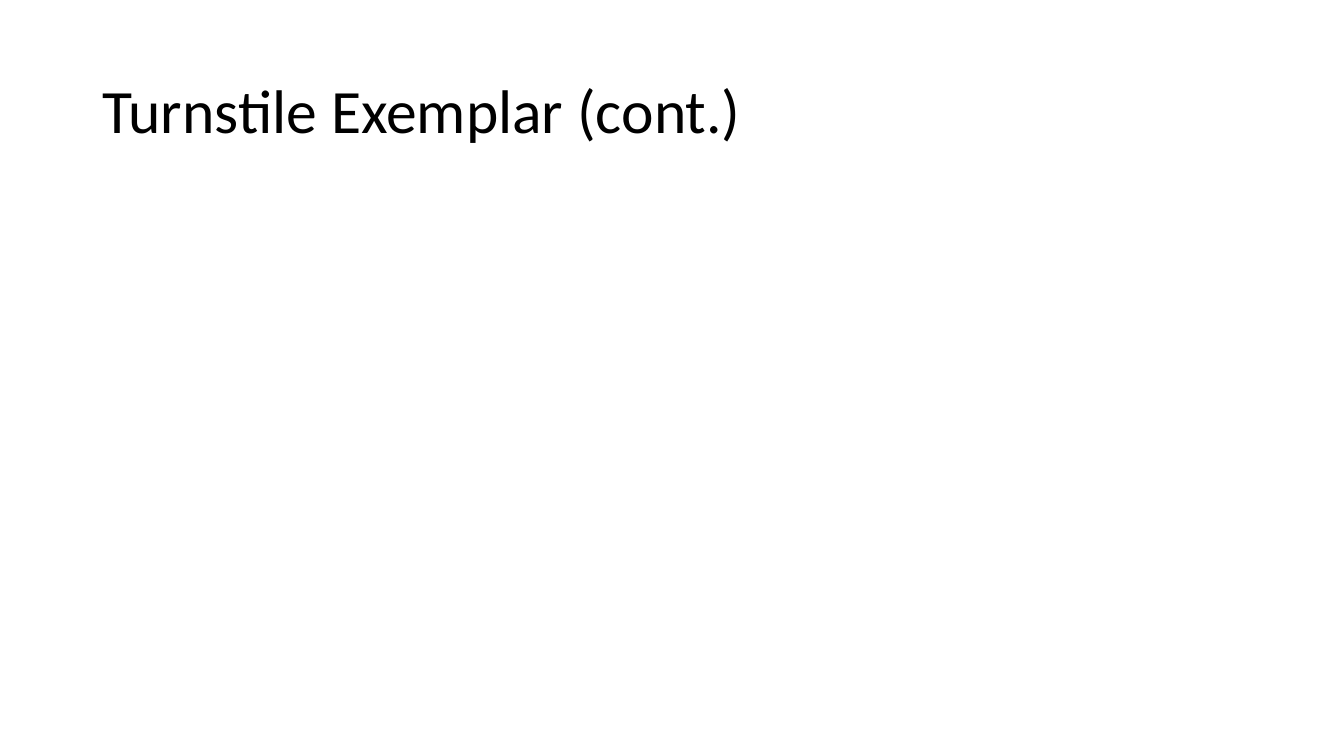
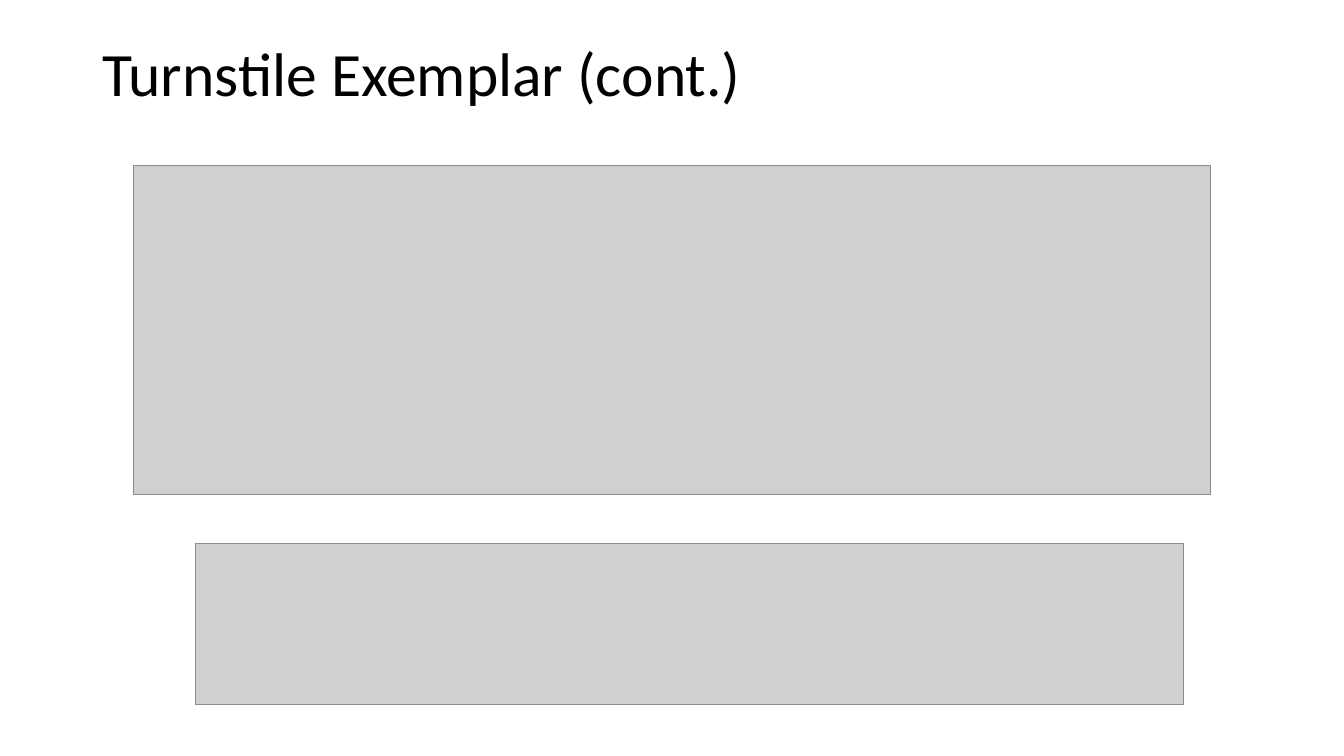
Before and after one commit to kmorris3/rodin_scxml_plugin, a slide deck: slide 7 of manuscripts/ICTAC2023/ICTAC-2023-Presentation.pptx. Drawn at 1344x756 pixels with LibreOffice and Linux fonts; fonts in the diff are those of the drawing; grey boxes stand for pictures. Boxes give left, top, right and bottom in pixels: in the first picture for what was removed or moved away, otherwise in the second. Text is boxed around its words. In the diff, an @@ line names an element or a change of style, - is before the commit and + after.

```diff
--- a/manuscripts/ICTAC2023/ICTAC-2023-Presentation.pptx
+++ b/manuscripts/ICTAC2023/ICTAC-2023-Presentation.pptx
@@ title "Turnstile Exemplar (cont.)": place and size @@
-title "Turnstile Exemplar (cont.)" at box(102, 88, 740, 143)
+title "Turnstile Exemplar (cont.)" at box(102, 51, 740, 106)
@@ picture added at box(133, 165, 1211, 495) @@
@@ picture added at box(196, 543, 1184, 705) @@
```
Also in this commit, not shown: 5 other slides changed, 4 slides added, 3 slides removed.
